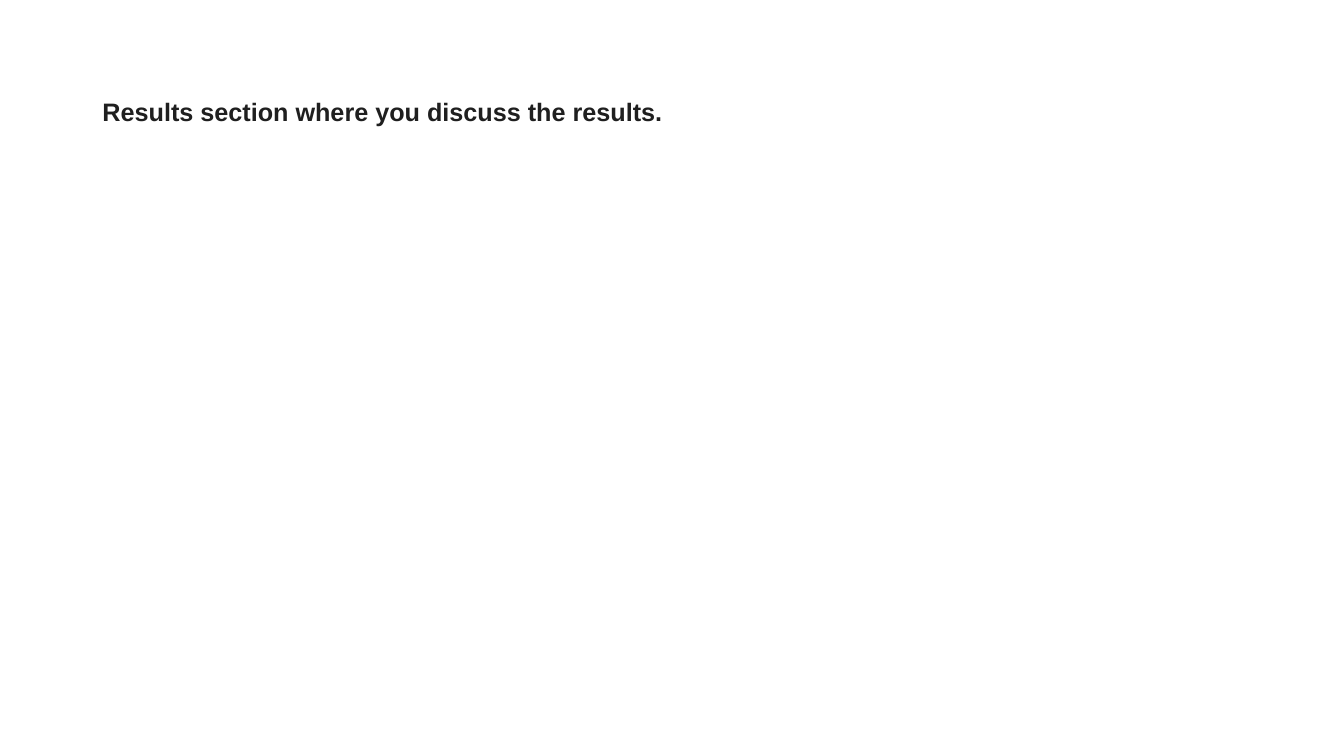
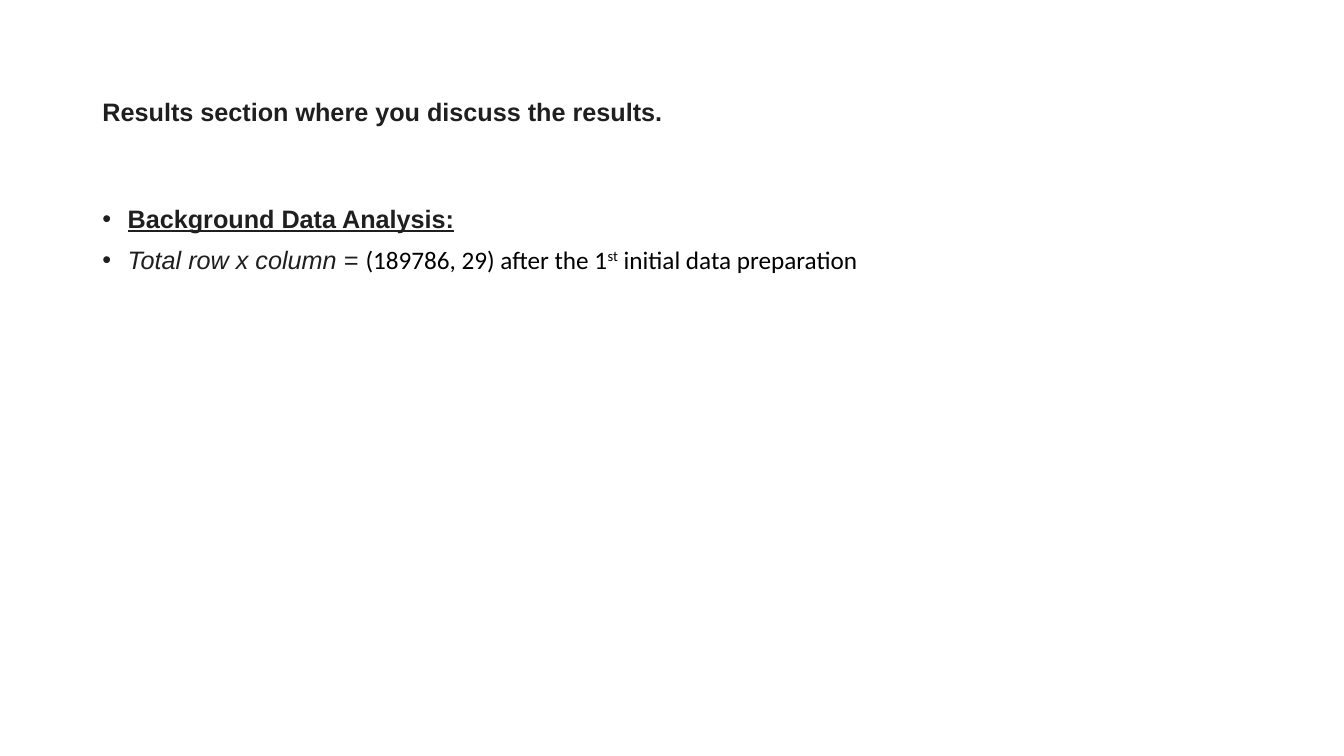
Before and after one commit to on99689nnnnn/Coursera_Capstone, a slide deck: slide 18 of Presentation - Coursera_Capstone.pptx (slide 5 before the commit). Drawn at 1344x756 pixels with LibreOffice and Linux fonts; fonts in the diff are those of the drawing. Boxes give left, top, right and bottom in pixels: in the first picture for what was removed or moved away, otherwise in the second. Text is boxed around its words. In the diff, an @@ line names an element or a change of style, - is before the commit and + after.

```diff
--- a/Presentation - Coursera_Capstone.pptx
+++ b/Presentation - Coursera_Capstone.pptx
@@ text added at (x1=128, y1=209, x2=857, y2=273), 18 pt, text #000000 @@
+• Background Data Analysis:
+• Total row x column = (189786, 29) after the 1st initial data preparation
```
Also in this commit, not shown: 6 other slides changed, 34 slides added, 6 other files.
